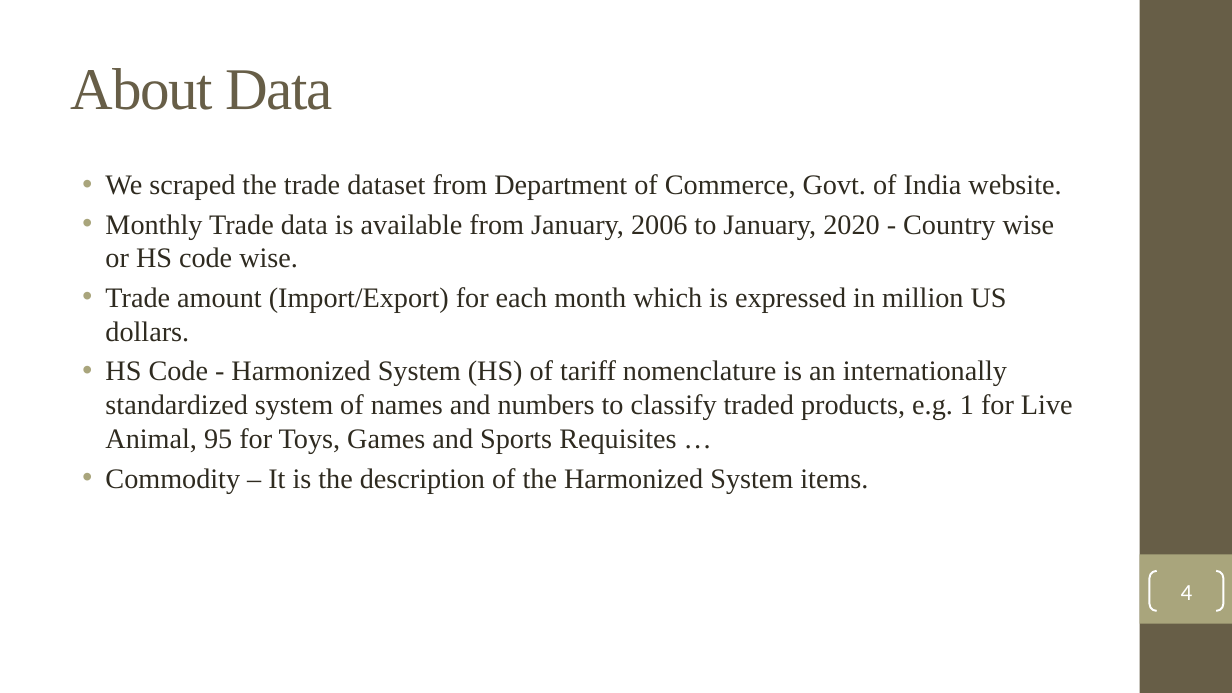
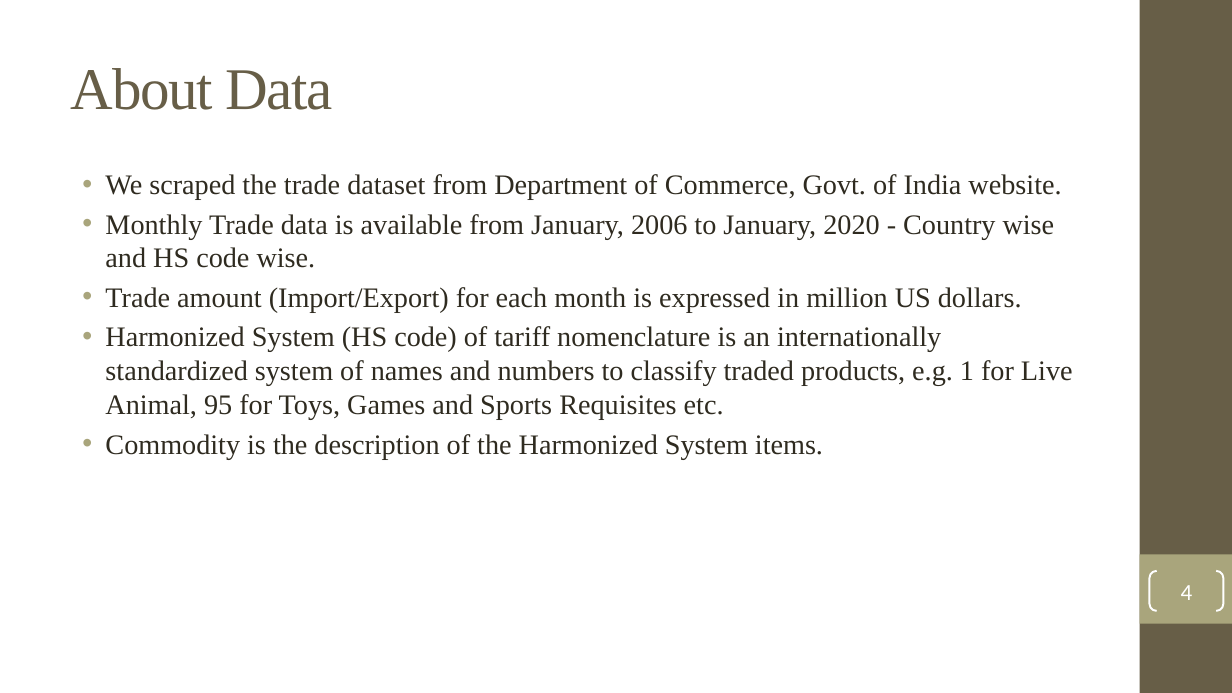
Before and after one commit to ForkedRepositories/Indian-Trade-Data-Analysis-and-Forecasting, a slide deck: slide 4 of Documents/Thesis/Indian Trade Analysis and Forecasting.pptx. Drawn at 1232x693 pixels with LibreOffice and Linux fonts; fonts in the diff are those of the drawing; background and template pictures are left out. Boxes give left, top, right and bottom in pixels: in the first picture for what was removed or moved away, otherwise in the second. Text is boxed around its words. In the diff, an @@ line names an element or a change of style, - is before the commit and + after.

Commit message:
grammar check, references, tech used, corrections

```diff
--- a/Documents/Thesis/Indian Trade Analysis and Forecasting.pptx
+++ b/Documents/Thesis/Indian Trade Analysis and Forecasting.pptx
@@ text at (x1=105, y1=214, x2=1073, y2=459): text changed @@
-• Monthly Trade data is available from January, 2006 to January, 2020 - Country wise or HS code wise.
-• Trade amount (Import/Export) for each month which is expressed in million US dollars.
-• HS Code - Harmonized System (HS) of tariff nomenclature is an internationally standardized system of names and numbers to classify traded products, e.g. 1 for Live Animal, 95 for Toys, Games and Sports Requisites …
-• Commodity – It is the description of the Harmonized System items.
+• Monthly Trade data is available from January, 2006 to January, 2020 - Country wise and HS code wise.
+• Trade amount (Import/Export) for each month is expressed in million US dollars.
+• Harmonized System (HS code) of tariff nomenclature is an internationally standardized system of names and numbers to classify traded products, e.g. 1 for Live Animal, 95 for Toys, Games and Sports Requisites etc.
+• Commodity is the description of the Harmonized System items.
```
Also in this commit, not shown: 8 other slides changed, 2 slides added.
